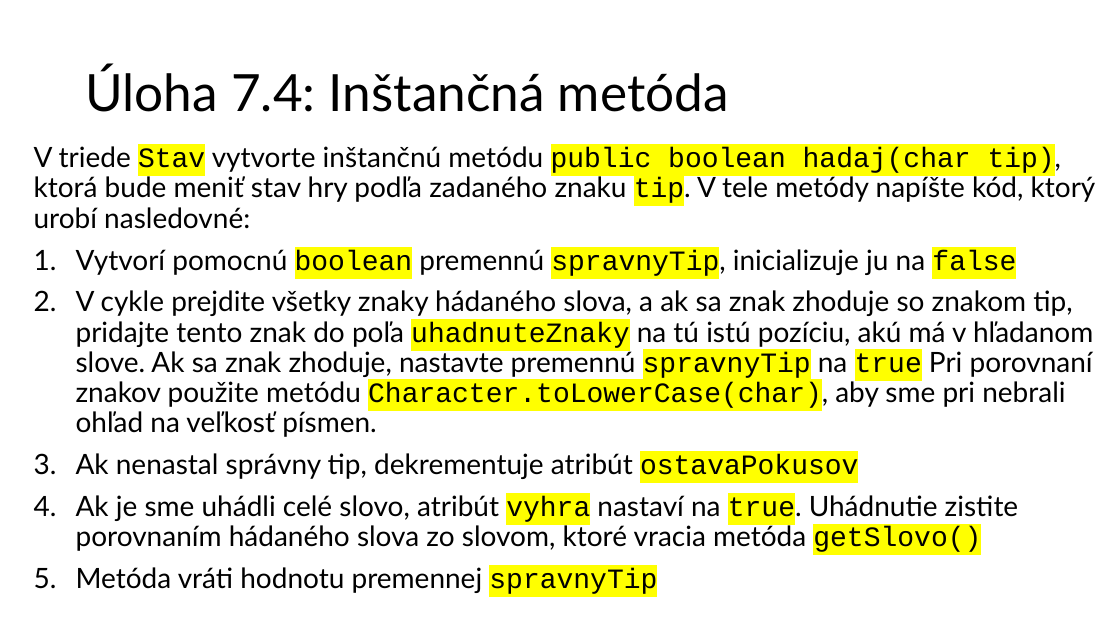
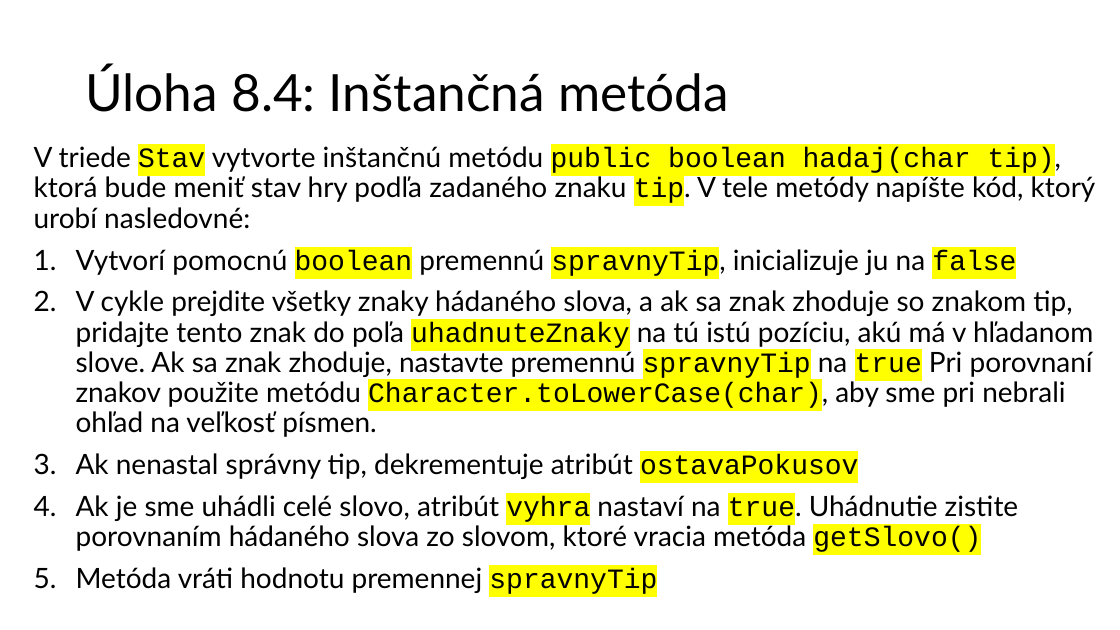
Before and after one commit to wagjo/oop, a slide deck: slide 7 of prezentacie/c08w.pptx. Drawn at 1120x630 pixels with LibreOffice and Linux fonts; fonts in the diff are those of the drawing. Boxes give left, top, right and bottom in pixels: in the first picture for what was removed or moved away, otherwise in the second. Text is boxed around its words. In the diff, an @@ line names an element or a change of style, - is before the commit and + after.

```diff
--- a/prezentacie/c08w.pptx
+++ b/prezentacie/c08w.pptx
@@ title at <box>85,66,729,112</box>: text changed @@
-Úloha 7.4: Inštančná metóda
+Úloha 8.4: Inštančná metóda
```
Also in this commit, not shown: 7 other slides changed, 8 other files.
